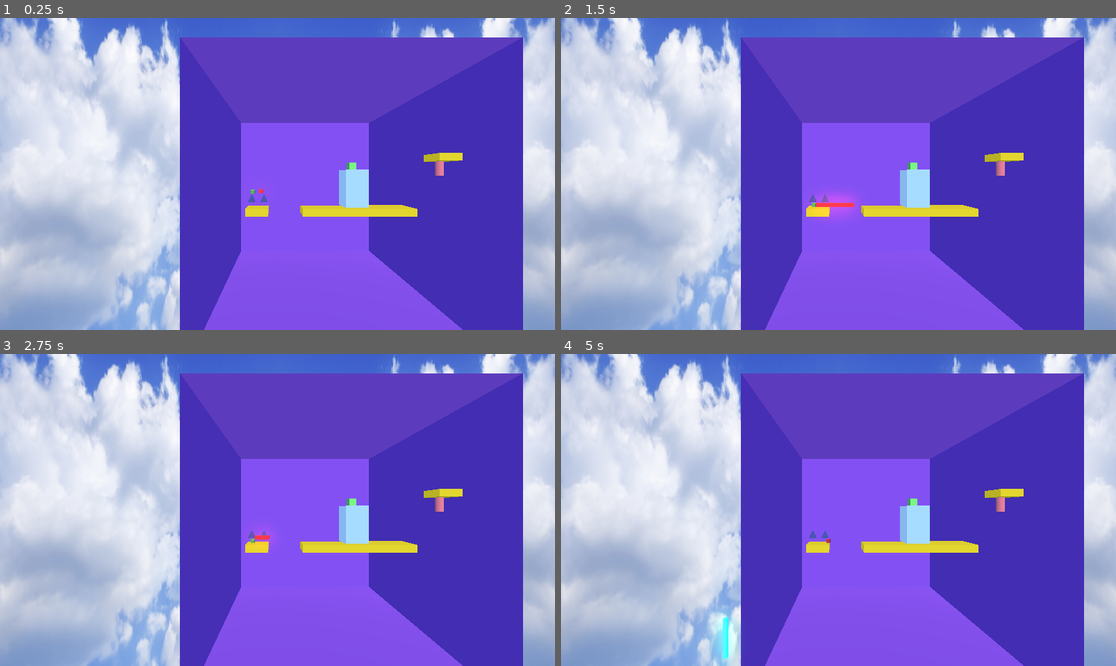
Above: before the commit, frames 1-4 (two rows, left to right).
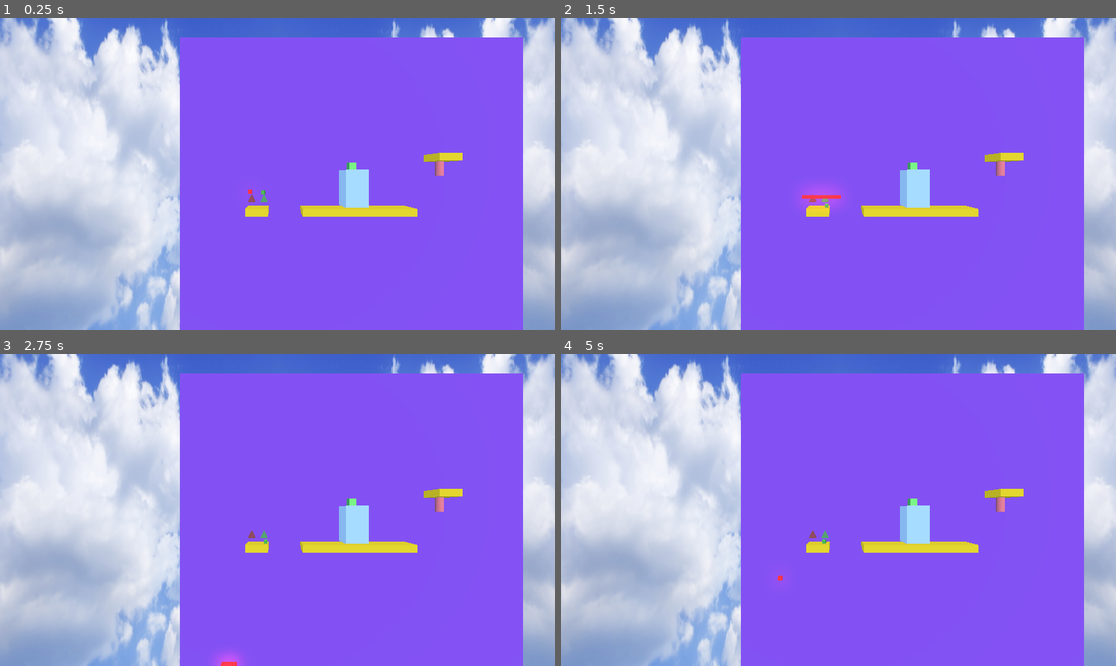
Above: after the commit, the same moments.

Repository: AtlasWongy/gmtk_game_jam_2024
Game: Godot game, scene res://scenes/Game.tscn
Same seed, same stepped clock (60 frames per second), same inputs: the game is played once before the commit and once after it.
Inputs:
- Up to frame 1 (0.25 s): no input
- Up to frame 2 (1.5 s): tap Enter at 0.5 s; hold G (grow) 0.53-1.28 s; tap Space (jump) at 0.77, 1.25 s; hold Left (left) from 1.28 s (still down); tap Right (movement) at 1.35 s
- Up to frame 3 (2.75 s): tap Space (jump) at 1.52 s; release Left (left) at 2.03 s; hold S (shrink) from 2.03 s (still down)
- Up to frame 4 (5 s): release S (shrink) at 2.78 s; tap Q (switch_box) at 2.85 s; tap Space (jump) at 3.02, 3.77, 4.52 s; tap Enter at 3.5 s; hold G (grow) 3.53-4.28 s; hold Left (left) from 3.53 s (still down); tap Right (movement) at 4.35 s

The runs differ from the first frame. In frame 1, 39% of the frame differs, in the area x 32-95%, y 6-100%; in frame 2, 40%; in frame 3, 40%; in frame 4, 40%.

Commit message:
Cleanup commit

Diff:
--- a/objects/Spawner/spawner.gd
+++ b/objects/Spawner/spawner.gd
@@ -1,10 +1,13 @@
 extends Node3D
+
+const spawner_colors = ["#994849","#58a65c"]
 
 @export var cube_type: GameManager.CurrentBox
 @export var active_spawner:bool = false
 @export var level_id:int
 
 @onready var marker = $Marker3D
+@onready var mesh:MeshInstance3D = $MeshInstance3D
 
 var red_cube_scene = preload("res://characters/player/red_box/red_box.tscn")
 var blue_cube_scene = preload("res://characters/player/blue_box/blue_box.tscn")
@@ -12,6 +15,8 @@
 
 func _ready():
 	SignalBus.spawn_cube.connect(_spawn_cube)
+	print(cube_type)
+	mesh.mesh.material.albedo_color = spawner_colors[cube_type]
 
 func _set_active_spawner():
 	pass
--- a/objects/Spawner/spawner.tscn
+++ b/objects/Spawner/spawner.tscn
@@ -2,17 +2,19 @@
 
 [ext_resource type="Script" path="res://objects/Spawner/spawner.gd" id="1_675nh"]
 
-[sub_resource type="StandardMaterial3D" id="StandardMaterial3D_ofuya"]
-albedo_color = Color(0.282, 0.3297, 0.6, 1)
+[sub_resource type="StandardMaterial3D" id="StandardMaterial3D_ab7qm"]
+resource_local_to_scene = true
+albedo_color = Color(0.343794, 0.649455, 0.362606, 1)
 
-[sub_resource type="PrismMesh" id="PrismMesh_dlb5y"]
-material = SubResource("StandardMaterial3D_ofuya")
+[sub_resource type="PrismMesh" id="PrismMesh_fjl5s"]
+resource_local_to_scene = true
+material = SubResource("StandardMaterial3D_ab7qm")
 
 [node name="Spawner" type="Node3D"]
 script = ExtResource("1_675nh")
 
 [node name="MeshInstance3D" type="MeshInstance3D" parent="."]
-mesh = SubResource("PrismMesh_dlb5y")
+mesh = SubResource("PrismMesh_fjl5s")
 
 [node name="Marker3D" type="Marker3D" parent="."]
 transform = Transform3D(1, 0, 0, 0, 1, 0, 0, 0, 1, 0, 0, 1.5)
--- a/objects/death_zone.gd
+++ b/objects/death_zone.gd
@@ -1,7 +1,4 @@
 extends Area3D
-
-
-
 
 func _on_body_entered(body: Node3D) -> void:
 	if(body is CharacterBody3D):
--- a/scenes/Game.tscn
+++ b/scenes/Game.tscn
@@ -1,13 +1,10 @@
-[gd_scene load_steps=25 format=3 uid="uid://dfbw67fcj1wq0"]
+[gd_scene load_steps=18 format=3 uid="uid://ba5c1vg5wpiy8"]
 
 [ext_resource type="Texture2D" uid="uid://di4y3hqts0yja" path="res://assets/panorama_sky.png" id="1_ldty6"]
 [ext_resource type="Script" path="res://scenes/level.gd" id="1_mmf7y"]
 [ext_resource type="Shader" path="res://assets/Outline.gdshader" id="2_wopco"]
 [ext_resource type="Script" path="res://objects/cube_level.gd" id="3_a5qgd"]
 [ext_resource type="PackedScene" uid="uid://6nonlmjrqiry" path="res://scenes/Levels/Level 1-1.tscn" id="5_scypy"]
-[ext_resource type="Material" path="res://assets/Platform.tres" id="4_t8co7"]
-[ext_resource type="PackedScene" uid="uid://dma2hkr6ihng3" path="res://objects/Gate/gate.tscn" id="5_qbu7p"]
-[ext_resource type="PackedScene" uid="uid://d1e0ugdqkbr86" path="res://objects/Flag/flag.tscn" id="6_jnd78"]
 [ext_resource type="PackedScene" uid="uid://d1qp5smneb3jt" path="res://characters/player/red_box/red_box.tscn" id="7_ero0o"]
 [ext_resource type="PackedScene" uid="uid://c80ku4vswsnix" path="res://characters/player/blue_box/blue_box.tscn" id="8_mw2t5"]
 [ext_resource type="Script" path="res://objects/death_zone.gd" id="9_5d677"]
@@ -50,7 +47,6 @@
 
 [sub_resource type="BoxMesh" id="BoxMesh_sxh4v"]
 material = SubResource("StandardMaterial3D_vvsc4")
-flip_faces = true
 size = Vector3(50, 50, 50)
 
 [sub_resource type="ConcavePolygonShape3D" id="ConcavePolygonShape3D_h8te1"]
@@ -93,10 +89,10 @@
 [node name="Face 1" parent="Level/BackgroundCube" instance=ExtResource("5_scypy")]
 
 [node name="RedBox" parent="Level" instance=ExtResource("7_ero0o")]
-transform = Transform3D(1, 0, 0, 0, 1, 0, 0, 0, 1, -13.0771, 3.28289, 26.2107)
+transform = Transform3D(1, 0, 0, 0, 1, 0, 0, 0, 1, -14.5135, 3.28289, 26.9621)
 
 [node name="BlueBox" parent="Level" instance=ExtResource("8_mw2t5")]
-transform = Transform3D(1, 0, 0, 0, 1, 0, 0, 0, 1, -14.2286, 3.20794, 26.243)
+transform = Transform3D(1, 0, 0, 0, 1, 0, 0, 0, 1, -12.7348, 3.20794, 26.9134)
 
 [node name="DeathZone" type="Area3D" parent="Level"]
 transform = Transform3D(1, 0, 0, 0, 1, 0, 0, 0, 1, 0, -45.3418, 0)
--- a/singletons/game_manager.gd
+++ b/singletons/game_manager.gd
@@ -31,9 +31,7 @@
 	can_switch = true
 
 func _register_level(level:Node3D):
-
 	level_ref = level
-	print(level)
 
 func _on_set_game_state(_game_state):
 	game_state = _game_state
